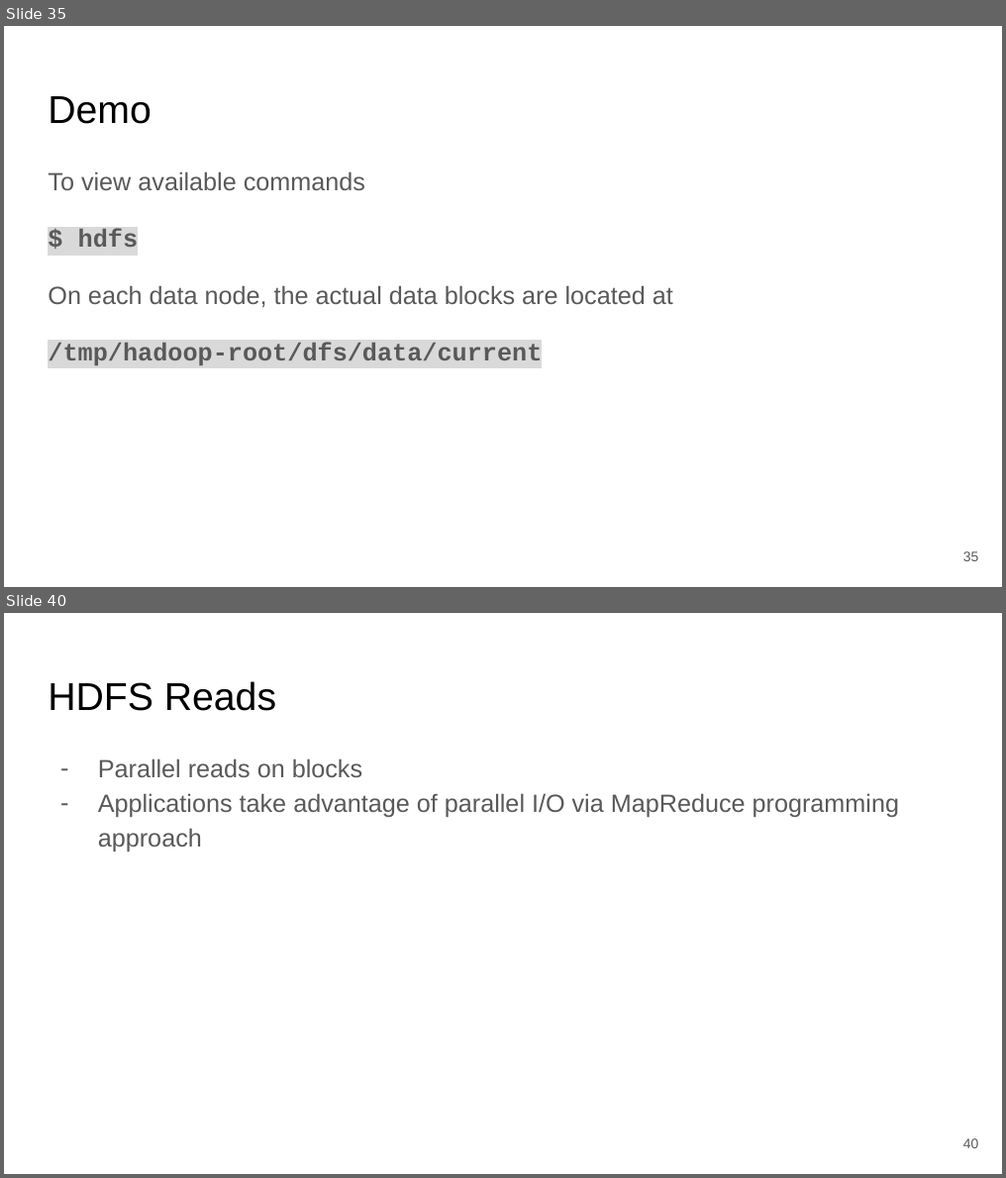
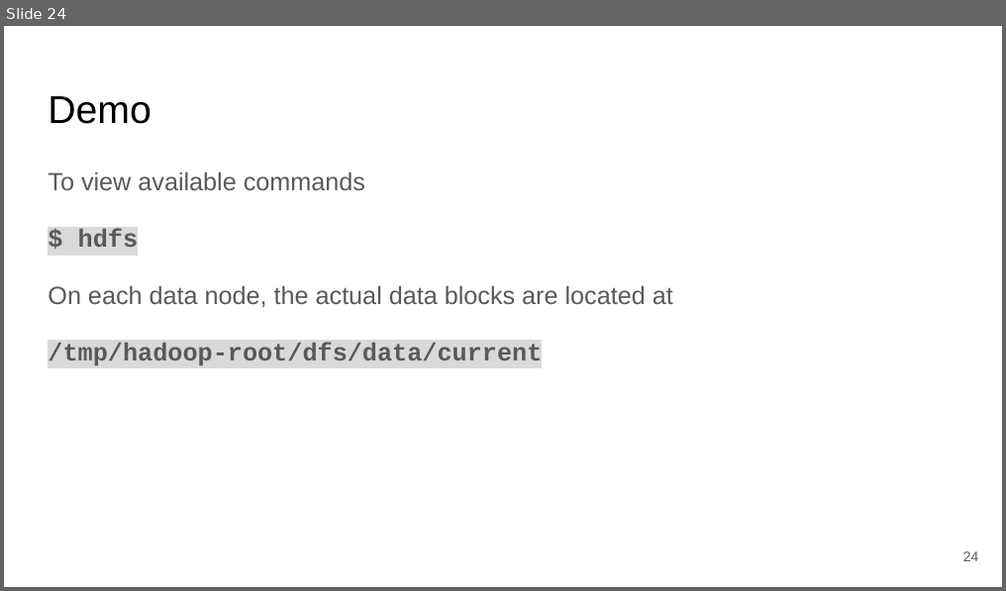
Before and after one commit to clemsonciti/workshop-python-intro-to-spark, a slide deck: Getting_started.pptx. Shown one above the other, each under a label of ours: slides 35 and 40 before the commit, slide 24 after it; the slides between them are not shown. The pictures are 1006x1178 and 1006x591 pixels, drawn with LibreOffice and Linux fonts; fonts in the diff are those of the drawing. Boxes give left, top, right and bottom in pixels: in the first picture for what was removed or moved away, otherwise in the second. Text is boxed around its words. In the diff, an @@ line names an element or a change of style, - is before the commit and + after.

```diff
--- a/Getting_started.pptx
+++ b/Getting_started.pptx
@@ slide 40 removed at <box>4,613,1002,1174</box>, background #FFFFFF @@
@@ title removed at <box>48,681,276,711</box> @@
-HDFS Reads
@@ text removed at <box>98,759,899,852</box> @@
-– Parallel reads on blocks
-– Applications take advantage of parallel I/O via MapReduce programming approach
@@ page number removed at <box>963,1139,979,1149</box> @@
-40
@@ what was slide 35 is now slide 24 @@
@@ page number at <box>963,552,979,562</box>: text changed @@
-35
+24
```
Also in this commit, not shown: 3 slides changed, 15 slides added, 28 other slides removed.
